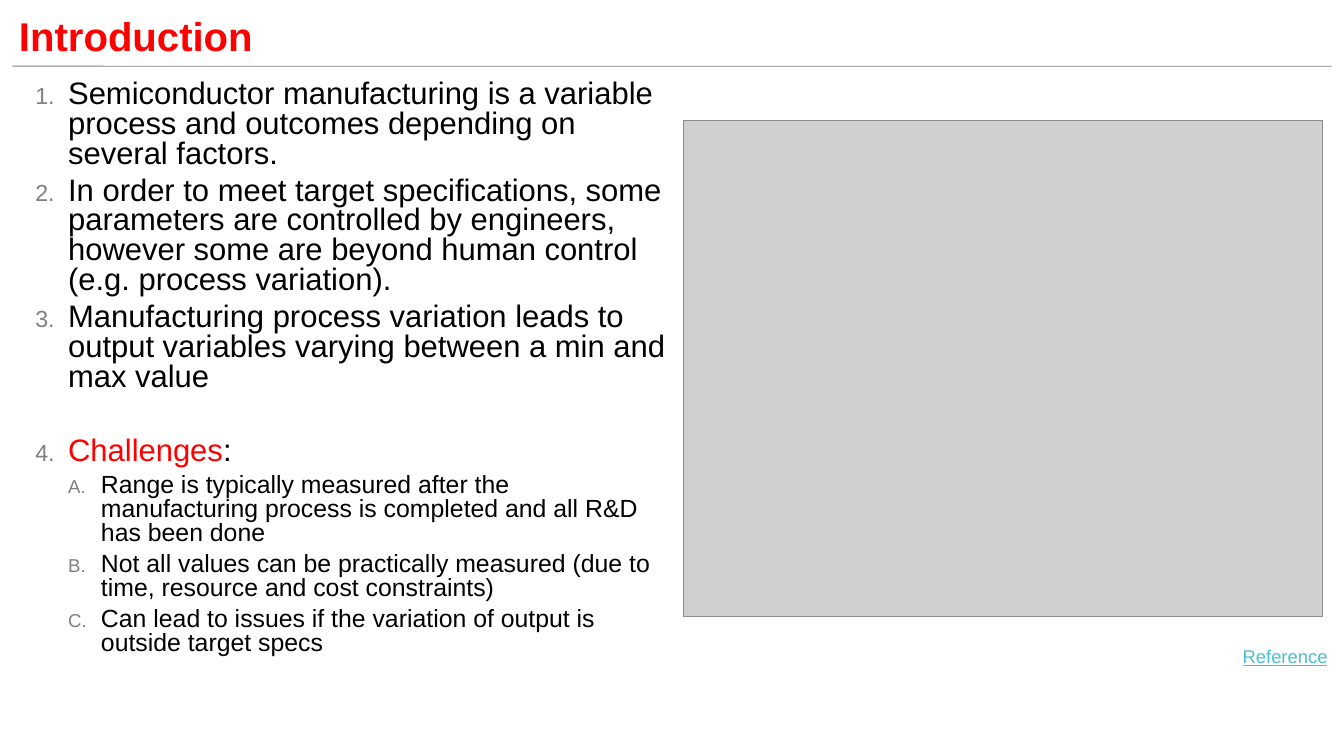
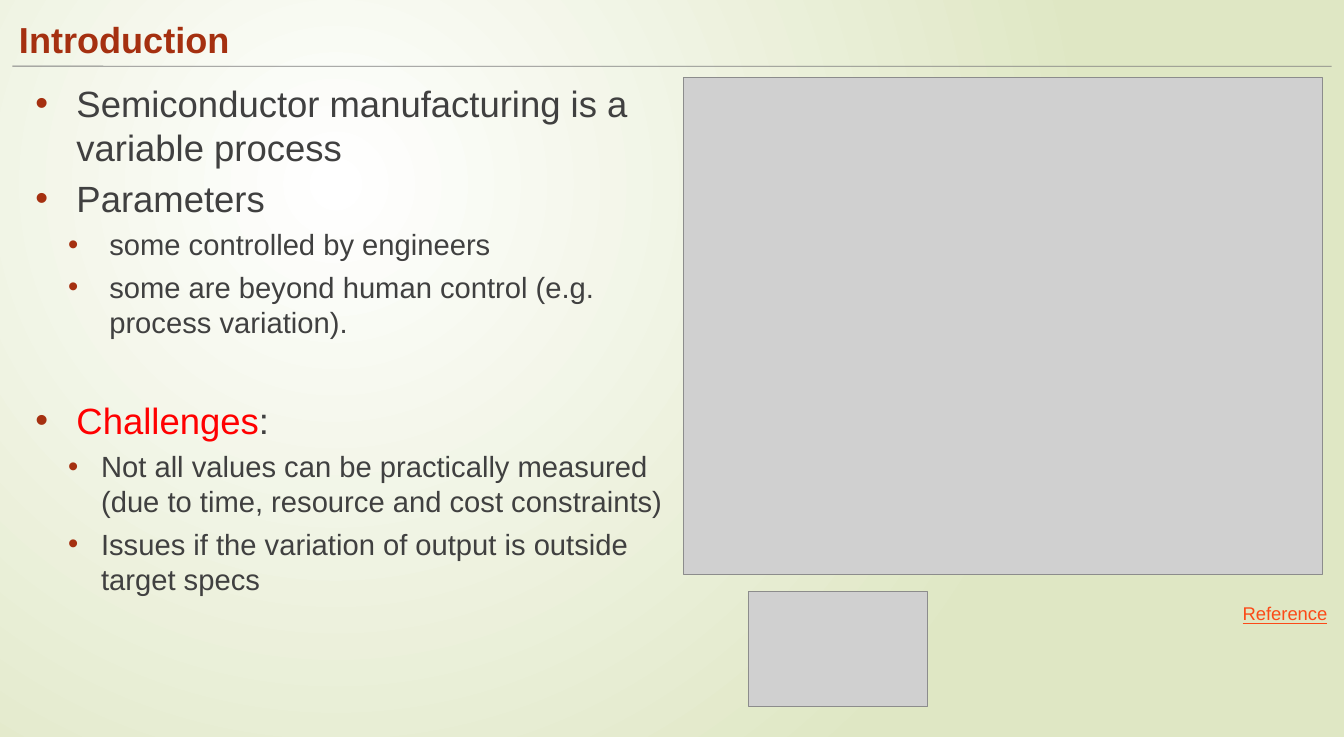
Before and after one commit to ngupta23/DS6372-PredictingPerformanceIntegratedCircuits1, a slide deck: slide 3 of Presentation/MSDS6372_Project1_Presentation.pptx. Drawn at 1344x737 pixels with LibreOffice and Linux fonts; fonts in the diff are those of the drawing; grey boxes stand for pictures. Boxes give left, top, right and bottom in pixels: in the first picture for what was removed or moved away, otherwise in the second. Text is boxed around its words. In the diff, an @@ line names an element or a change of style, - is before the commit and + after.

```diff
--- a/Presentation/MSDS6372_Project1_Presentation.pptx
+++ b/Presentation/MSDS6372_Project1_Presentation.pptx
@@ background #FFFFFF to gradient #FFFFFF to #DFE8C4 @@
@@ title "Introduction" at [19, 27, 229, 54]: size 44 to 39.6 pt, text colour #FF0000 to #A53010; line spacing 0.85 to 1 @@
@@ picture: place and size @@
-picture at [683, 120, 1323, 617]
+picture at [683, 77, 1323, 574]
@@ text at [76, 90, 627, 339]: text changed; size 34 to 32 pt; text colour #000000 to #404040 @@
-1. Semiconductor manufacturing is a variable process and outcomes depending on several factors.
-2. In order to meet target specifications, some parameters are controlled by engineers, however some are beyond human control (e.g. process variation).
-3. Manufacturing process variation leads to output variables varying between a min and max value
+• Semiconductor manufacturing is a variable process
+• Parameters
+  • some controlled by engineers
+  • some are beyond human control (e.g. process variation).
@@ text at [76, 407, 662, 518]: size 34 to 40 pt in "Challenges:"; text colour #000000 to #404040 in "Challenges:", "Not all values can be practically measured ..."; size 27.2 to 32 pt in "Not all values can be practically measured ..."; bullet 1. to •; line spacing 0.8 to 1; bullet colour #808080 to #A53010; bullet A. to • @@
@@ text at [101, 475, 637, 542]: paragraph removed @@
-  A. Range is typically measured after the manufacturing process is completed and all R&D has been done
@@ text at [101, 534, 628, 596]: text changed; size 27.2 to 32 pt; text colour #000000 to #404040 @@
-  C. Can lead to issues if the variation of output is outside target specs
+  • Issues if the variation of output is outside target specs
@@ text "Reference": place and size @@
-text "Reference" at [1243, 649, 1328, 666]
+text "Reference" at [1243, 606, 1328, 624]
@@ text "Reference" at [1243, 606, 1328, 624]: text colour #4ABED4 to #FB4A18 @@
@@ picture added at [748, 592, 928, 706] @@
```
Also in this commit, not shown: 20 other slides changed, 25 other files.
